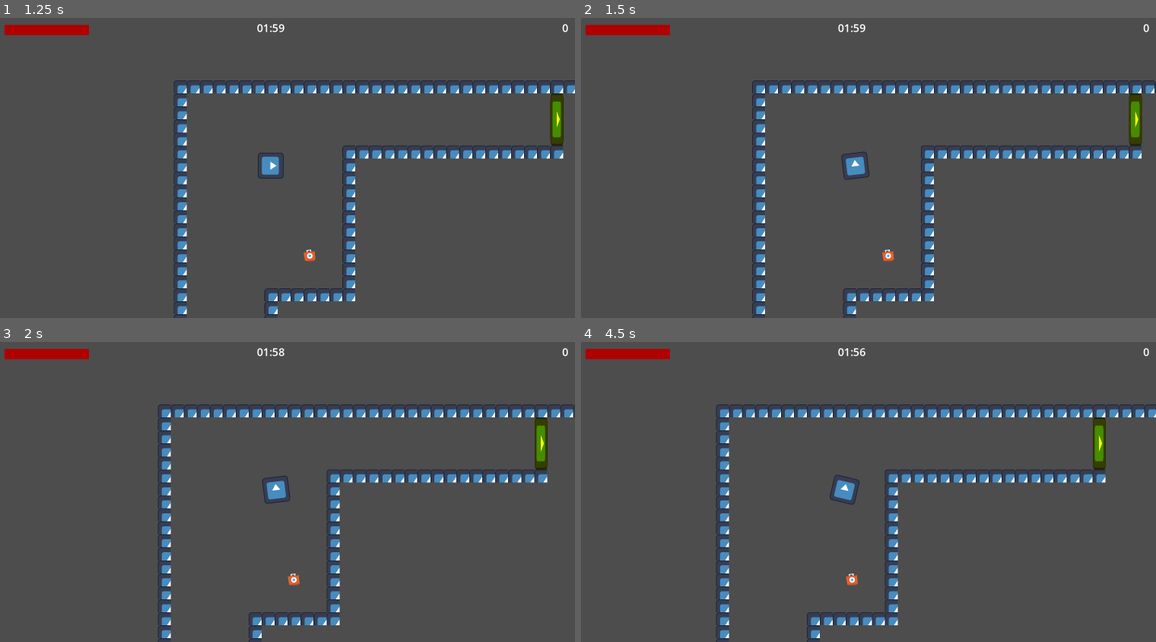
Above: before the commit, frames 1-4 (two rows, left to right).
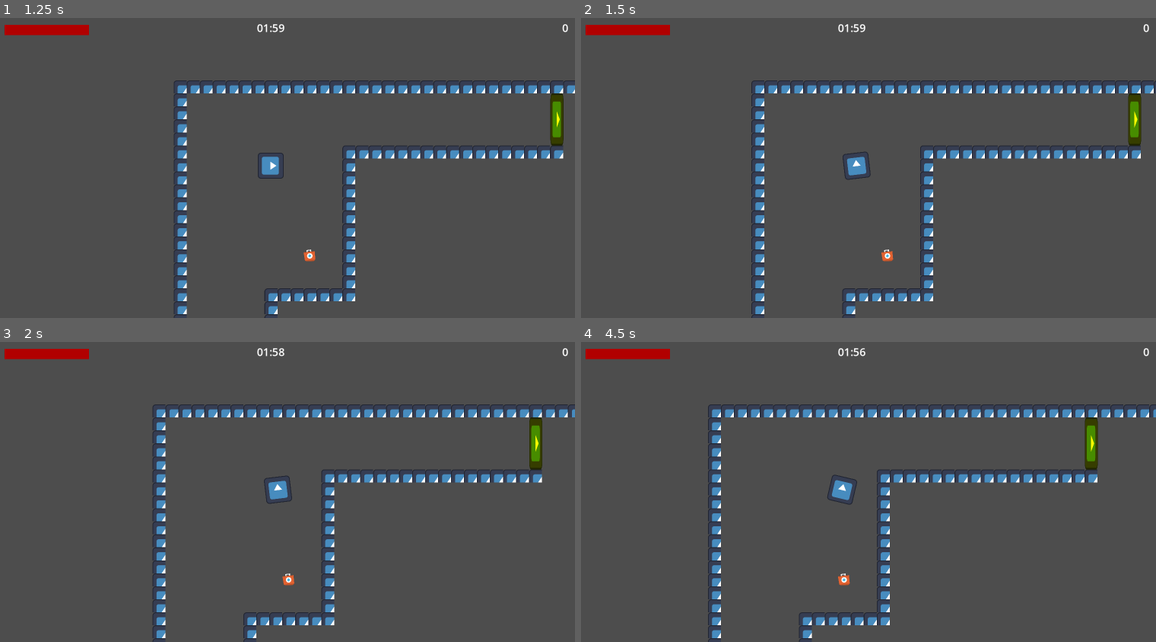
Above: after the commit, the same moments.

Repository: AltairGameStudio/Godot-Wild-Jam-93-Team-1
Game: Godot game, scene res://scenes/main_menu.tscn
Two runs of this game, one before a commit and one after it. Both use one fixed random seed, a clock stepped at 60 frames per second and the inputs below. The engine's default icon, where the game draws it, is replaced by a stand-in: a white triangle on a blue panel in a dark square.
Inputs (mouse positions are in pixels of both pictures, inside the frame that each line leads up to):
- Up to frame 1 (1.25 s): click "Play" at 0.5 s
- Up to frame 2 (1.5 s): tap Enter at 1.25 s; move the mouse to (983, 150) at 1.27 s; hold D (ui_right) from 1.28 s (still down); hold Right mouse button (equip) from 1.28 s (still down); click (983, 150) at 1.42 s
- Up to frame 3 (2 s): keep holding D (ui_right); keep holding Right mouse button (equip)
- Up to frame 4 (4.5 s): release D (ui_right) at 2 s; release Right mouse button (equip) at 2 s; drag from (730, 504) to (885, 486) at 2.02 s; move the mouse to (914, 423) at 2.77 s; hold D (ui_right) 2.78-3.5 s; hold Space (interact) 2.78-3.5 s; click (914, 423) at 2.92 s; drag from (822, 552) to (667, 444) at 3.52 s; move the mouse to (1035, 534) at 4.27 s; hold A (ui_left) from 4.28 s (still down); hold Right mouse button (equip) from 4.28 s (still down); click (1035, 534) at 4.42 s

Frame 1 is identical in both runs. In frame 2, 2.1% of the frame differs, in the area x 29-100%, y 20-100%; in frame 3, 6.1%; in frame 4, 7.1%, in the area x 22-100%, y 20-100%.

Commit message:
Ajustes nos sprites dos itens

Diff:
--- a/scenes/collectable_item.tscn
+++ b/scenes/collectable_item.tscn
@@ -7,6 +7,9 @@
 size = Vector2(64, 64)
 
 [node name="CollectableItem" type="StaticBody2D" unique_id=257072854]
+z_index = -1
+collision_layer = 2
+collision_mask = 2
 script = ExtResource("1_7u7jm")
 item_icon = ExtResource("2_yg184")
 
--- a/scenes/hud.tscn
+++ b/scenes/hud.tscn
@@ -52,6 +52,7 @@
 mouse_filter = 0
 texture = ExtResource("1_oo0fn")
 expand_mode = 1
+stretch_mode = 5
 script = ExtResource("2_5ysmq")
 
 [node name="InventorySlot2" type="TextureRect" parent="InventoryScroll/VBoxContainer" unique_id=966062005]
@@ -61,6 +62,7 @@
 mouse_filter = 0
 texture = ExtResource("1_oo0fn")
 expand_mode = 1
+stretch_mode = 5
 script = ExtResource("2_5ysmq")
 
 [node name="InventorySlot3" type="TextureRect" parent="InventoryScroll/VBoxContainer" unique_id=1919937836]
@@ -70,6 +72,7 @@
 mouse_filter = 0
 texture = ExtResource("1_oo0fn")
 expand_mode = 1
+stretch_mode = 5
 script = ExtResource("2_5ysmq")
 
 [node name="InventorySlot4" type="TextureRect" parent="InventoryScroll/VBoxContainer" unique_id=219745171]
@@ -79,6 +82,7 @@
 mouse_filter = 0
 texture = ExtResource("1_oo0fn")
 expand_mode = 1
+stretch_mode = 5
 script = ExtResource("2_5ysmq")
 
 [node name="InventorySlot5" type="TextureRect" parent="InventoryScroll/VBoxContainer" unique_id=683234242]
@@ -88,6 +92,7 @@
 mouse_filter = 0
 texture = ExtResource("1_oo0fn")
 expand_mode = 1
+stretch_mode = 5
 script = ExtResource("2_5ysmq")
 
 [node name="InventorySlot6" type="TextureRect" parent="InventoryScroll/VBoxContainer" unique_id=1495792747]
@@ -97,6 +102,7 @@
 mouse_filter = 0
 texture = ExtResource("1_oo0fn")
 expand_mode = 1
+stretch_mode = 5
 script = ExtResource("2_5ysmq")
 
 [node name="InventorySlot7" type="TextureRect" parent="InventoryScroll/VBoxContainer" unique_id=1878437833]
@@ -106,6 +112,7 @@
 mouse_filter = 0
 texture = ExtResource("1_oo0fn")
 expand_mode = 1
+stretch_mode = 5
 script = ExtResource("2_5ysmq")
 
 [node name="InventorySlot8" type="TextureRect" parent="InventoryScroll/VBoxContainer" unique_id=1579458111]
@@ -115,6 +122,7 @@
 mouse_filter = 0
 texture = ExtResource("1_oo0fn")
 expand_mode = 1
+stretch_mode = 5
 script = ExtResource("2_5ysmq")
 
 [node name="InventorySlot9" type="TextureRect" parent="InventoryScroll/VBoxContainer" unique_id=1116091154]
@@ -124,6 +132,7 @@
 mouse_filter = 0
 texture = ExtResource("1_oo0fn")
 expand_mode = 1
+stretch_mode = 5
 script = ExtResource("2_5ysmq")
 
 [node name="InventorySlot10" type="TextureRect" parent="InventoryScroll/VBoxContainer" unique_id=2033874821]
@@ -133,6 +142,7 @@
 mouse_filter = 0
 texture = ExtResource("1_oo0fn")
 expand_mode = 1
+stretch_mode = 5
 script = ExtResource("2_5ysmq")
 
 [node name="InventorySlot11" type="TextureRect" parent="InventoryScroll/VBoxContainer" unique_id=61503087]
@@ -142,6 +152,7 @@
 mouse_filter = 0
 texture = ExtResource("1_oo0fn")
 expand_mode = 1
+stretch_mode = 5
 script = ExtResource("2_5ysmq")
 
 [node name="InventorySlot12" type="TextureRect" parent="InventoryScroll/VBoxContainer" unique_id=2119263953]
@@ -151,6 +162,7 @@
 mouse_filter = 0
 texture = ExtResource("1_oo0fn")
 expand_mode = 1
+stretch_mode = 5
 script = ExtResource("2_5ysmq")
 
 [node name="InventorySlot13" type="TextureRect" parent="InventoryScroll/VBoxContainer" unique_id=385401487]
@@ -160,69 +172,7 @@
 mouse_filter = 0
 texture = ExtResource("1_oo0fn")
 expand_mode = 1
-script = ExtResource("2_5ysmq")
-
-[node name="InventorySlot14" type="TextureRect" parent="InventoryScroll/VBoxContainer" unique_id=223704094]
-modulate = Color(0, 0, 0, 1)
-custom_minimum_size = Vector2(60, 60)
-layout_mode = 2
-mouse_filter = 0
-texture = ExtResource("1_oo0fn")
-expand_mode = 1
-script = ExtResource("2_5ysmq")
-
-[node name="InventorySlot15" type="TextureRect" parent="InventoryScroll/VBoxContainer" unique_id=1272669009]
-modulate = Color(0, 0, 0, 1)
-custom_minimum_size = Vector2(60, 60)
-layout_mode = 2
-mouse_filter = 0
-texture = ExtResource("1_oo0fn")
-expand_mode = 1
-script = ExtResource("2_5ysmq")
-
-[node name="InventorySlot16" type="TextureRect" parent="InventoryScroll/VBoxContainer" unique_id=516504599]
-modulate = Color(0, 0, 0, 1)
-custom_minimum_size = Vector2(60, 60)
-layout_mode = 2
-mouse_filter = 0
-texture = ExtResource("1_oo0fn")
-expand_mode = 1
-script = ExtResource("2_5ysmq")
-
-[node name="InventorySlot17" type="TextureRect" parent="InventoryScroll/VBoxContainer" unique_id=583693861]
-modulate = Color(0, 0, 0, 1)
-custom_minimum_size = Vector2(60, 60)
-layout_mode = 2
-mouse_filter = 0
-texture = ExtResource("1_oo0fn")
-expand_mode = 1
-script = ExtResource("2_5ysmq")
-
-[node name="InventorySlot18" type="TextureRect" parent="InventoryScroll/VBoxContainer" unique_id=709666138]
-modulate = Color(0, 0, 0, 1)
-custom_minimum_size = Vector2(60, 60)
-layout_mode = 2
-mouse_filter = 0
-texture = ExtResource("1_oo0fn")
-expand_mode = 1
-script = ExtResource("2_5ysmq")
-
-[node name="InventorySlot19" type="TextureRect" parent="InventoryScroll/VBoxContainer" unique_id=1269273904]
-modulate = Color(0, 0, 0, 1)
-custom_minimum_size = Vector2(60, 60)
-layout_mode = 2
-mouse_filter = 0
-texture = ExtResource("1_oo0fn")
-expand_mode = 1
-script = ExtResource("2_5ysmq")
-
-[node name="InventorySlot20" type="TextureRect" parent="InventoryScroll/VBoxContainer" unique_id=1568784360]
-modulate = Color(0, 0, 0, 1)
-custom_minimum_size = Vector2(60, 60)
-layout_mode = 2
-mouse_filter = 0
-texture = ExtResource("1_oo0fn")
-expand_mode = 1
+stretch_mode = 5
 script = ExtResource("2_5ysmq")
 
 [node name="TimeLabel" type="Label" parent="." unique_id=459827437]
--- a/scenes/player.tscn
+++ b/scenes/player.tscn
@@ -23,6 +23,8 @@
 target_position = Vector2(800, 0)
 
 [node name="InteractArea" type="Area2D" parent="." unique_id=1513841751]
+collision_layer = 3
+collision_mask = 3
 
 [node name="CollisionShape2D" type="CollisionShape2D" parent="InteractArea" unique_id=744042015]
 position = Vector2(130.125, -0.5)
--- a/scenes/world.tscn
+++ b/scenes/world.tscn
@@ -12,6 +12,7 @@
 [ext_resource type="Texture2D" uid="uid://cdyycmmgbmnmi" path="res://assets/items/genericItem_color_135.png" id="9_7iits"]
 [ext_resource type="Texture2D" uid="uid://orrnnibnvoo3" path="res://assets/items/genericItem_color_027.png" id="10_oo54l"]
 [ext_resource type="Texture2D" uid="uid://buyauhpabgelp" path="res://assets/items/genericItem_color_108.png" id="11_kpybi"]
+[ext_resource type="Texture2D" uid="uid://cx0nwy44t1a23" path="res://assets/items/genericItem_color_023_head.png" id="12_7iits"]
 [ext_resource type="Texture2D" uid="uid://es71kuughw8u" path="res://assets/items/genericItem_color_151.png" id="12_ctatt"]
 [ext_resource type="Texture2D" uid="uid://cq1p15wtk223v" path="res://assets/items/genericItem_color_004.png" id="13_xgqkh"]
 [ext_resource type="Texture2D" uid="uid://c86jh7ubd1c16" path="res://assets/items/genericItem_color_013.png" id="14_munwf"]
@@ -109,6 +110,7 @@
 [node name="SledgehammerHead" parent="CollectableItems" unique_id=2120967012 instance=ExtResource("6_i7141")]
 position = Vector2(1637, -2783)
 item_id = "sledgehammer_head"
+item_icon = ExtResource("12_7iits")
 
 [node name="Badge" parent="CollectableItems" unique_id=1347412765 instance=ExtResource("6_i7141")]
 position = Vector2(4699, -1262)
--- a/scripts/inventory_slot.gd
+++ b/scripts/inventory_slot.gd
@@ -25,6 +25,7 @@
 
 	preview.custom_minimum_size = Vector2(50, 50)
 	preview.expand_mode = TextureRect.EXPAND_IGNORE_SIZE
+	preview.stretch_mode = TextureRect.STRETCH_KEEP_ASPECT_CENTERED
 
 	var control = Control.new()
 	control.add_child(preview)
--- a/scripts/player.gd
+++ b/scripts/player.gd
@@ -1,7 +1,7 @@
 extends CharacterBody2D
 
-const SPEED_EQUIPPED = 150.0
-const SPEED_UNEQUIPPED = 300.0
+const SPEED_EQUIPPED = 200.0
+const SPEED_UNEQUIPPED = 400.0
 
 @onready var aim_raycast = $AimRayCast
 @onready var interact_area = $InteractArea
Binary file added: assets/items/genericItem_color_023_head.png
Not shown, added: assets/items/genericItem_color_023_head.png.import
